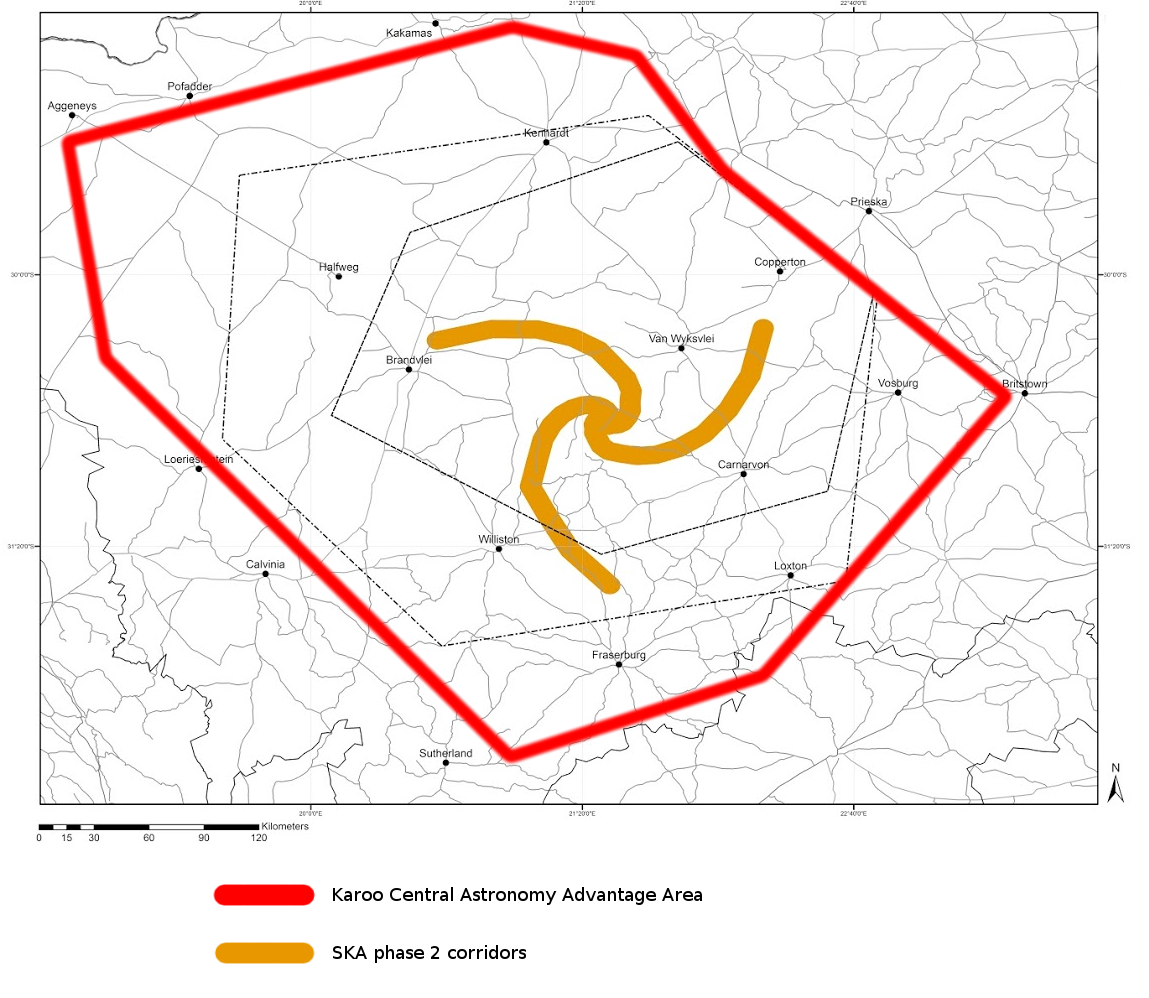
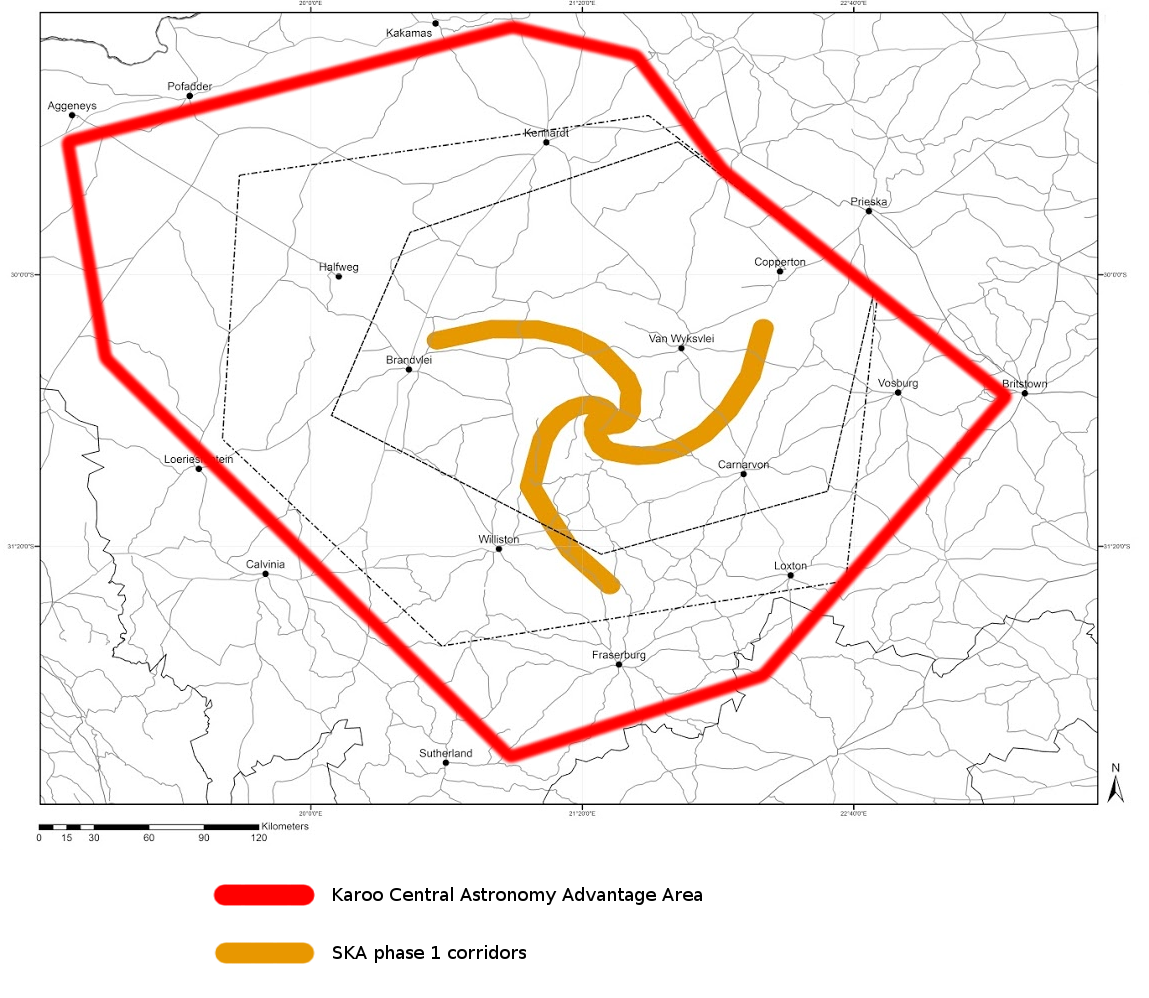
Layered file, before and after one edit (1149x998). Changes by layer:
renamed "SKA phase 2 corridors" to "SKA phase 1 corridors", painted on it over [431, 946, 440, 959]
